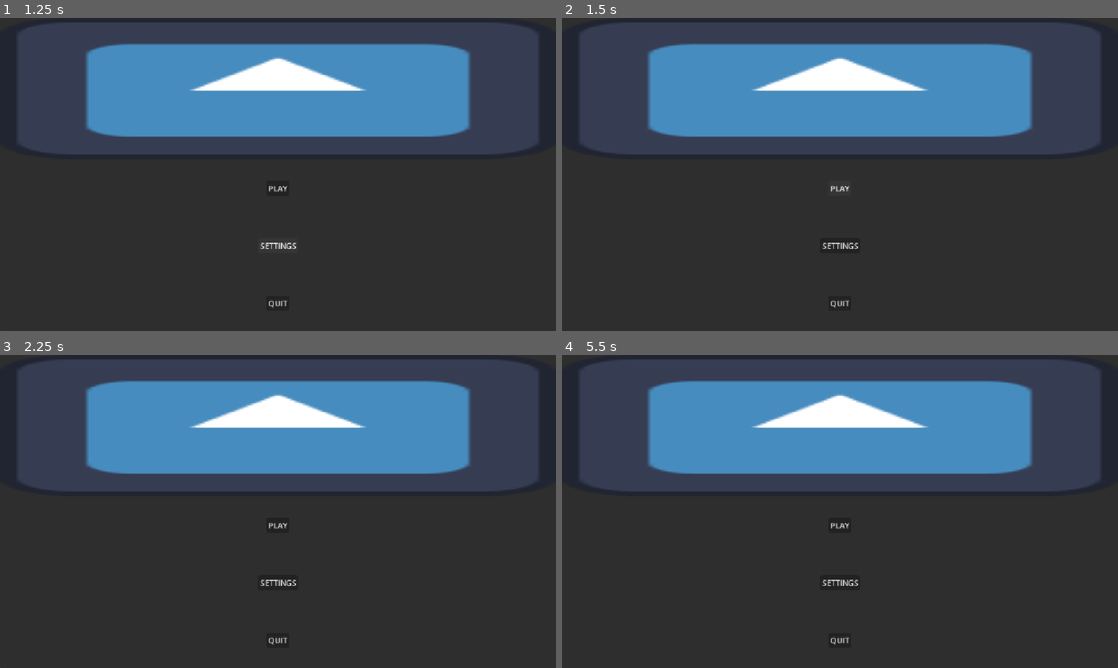
Above: before the commit, frames 1-4 (two rows, left to right).
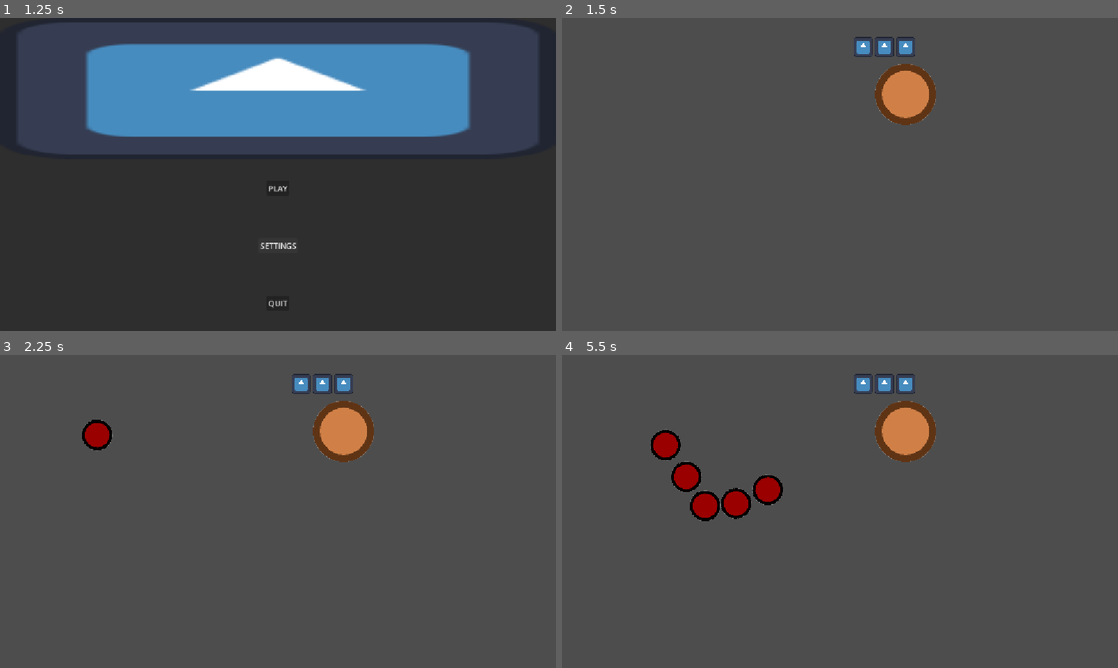
Above: after the commit, the same moments.

Repository: MagnusLucas/BrackeysAugust26
Game: Godot game, scene res://scenes/main_menu.tscn
The game is run twice, just before and just after one commit, with the same random seed, the same clock (stepped at 60 frames per second) and the same inputs. The engine's default icon, where the game draws it, is replaced by a stand-in: a white triangle on a blue panel in a dark square.
Inputs (mouse positions are in pixels of both pictures, inside the frame that each line leads up to):
- Up to frame 1 (1.25 s): click "SETTINGS" at 0.5 s
- Up to frame 2 (1.5 s): click "PLAY" at 1.25 s
- Up to frame 3 (2.25 s): click (278, 508) at 2.02 s
- Up to frame 4 (5.5 s): click (840, 524) at 2.75 s, where only the run before the commit has a clickable "PLAY"; click (840, 508) at 3.52 s; click (840, 524) at 4.25 s, where only the run before the commit has a clickable "PLAY"; click (840, 508) at 5.02 s

Frame 1 is identical in both runs. In frame 2, 81% of the frame differs, in the area x 0-100%, y 0-100%; in frame 3, 82%; in frame 4, 82%.

Commit message:
Some basics of enemy, tower, base

Diff:
--- /dev/null
+++ b/components/attack_range.gd
@@ -0,0 +1,21 @@
+@tool
+class_name AttackRange
+extends Area2D
+
+signal enemy_entered_range
+signal enemy_exited_range
+
+
+@export var size := 100.0 : set = _set_size
+var collision_shape: CollisionShape2D
+
+
+func _ready() -> void:
+	collision_shape = CircleCollisionShape.new()
+	add_child(collision_shape)
+	collision_shape.size = size
+
+
+func _set_size(value) -> void:
+	size = value
+	collision_shape.size = size
--- /dev/null
+++ b/components/circle_collision_shape.gd
@@ -0,0 +1,15 @@
+@tool
+class_name CircleCollisionShape
+extends CollisionShape2D
+
+@export var size := 10.0 : set = _set_size
+
+
+func _ready() -> void:
+	shape = CircleShape2D.new()
+	shape.radius = size
+
+
+func _set_size(value) -> void:
+	size = value
+	shape.radius = size
--- /dev/null
+++ b/components/scene_spawner.gd
@@ -0,0 +1,16 @@
+class_name SceneSpawner
+extends Button
+
+@export var parent: Node
+@export var scene_to_spawn: PackedScene
+
+
+func _ready() -> void:
+	pressed.connect(_spawn_scene)
+
+
+func _spawn_scene() -> void:
+	var spawn_position := get_global_mouse_position()
+	var scene := scene_to_spawn.instantiate()
+	parent.add_child(scene)
+	scene.global_position = spawn_position
--- /dev/null
+++ b/data/base_stats.gd
@@ -0,0 +1,14 @@
+class_name BaseStats
+extends Resource
+
+signal lost_all_health
+
+@export var max_hp := 3
+
+var hp := max_hp : set = set_health
+
+
+func set_health(value) -> void:
+	hp = value
+	if hp == 0:
+		lost_all_health.emit()
--- /dev/null
+++ b/data/basic_base_stats.tres
@@ -0,0 +1,7 @@
+[gd_resource type="Resource" script_class="BaseStats" format=3 uid="uid://dacwdrcvc2p5y"]
+
+[ext_resource type="Script" uid="uid://c2etpc4m3sety" path="res://data/base_stats.gd" id="1_qn46v"]
+
+[resource]
+script = ExtResource("1_qn46v")
+metadata/_custom_type_script = "uid://c2etpc4m3sety"
--- /dev/null
+++ b/data/basic_enemy.tres
@@ -0,0 +1,8 @@
+[gd_resource type="Resource" script_class="EnemyStats" format=3 uid="uid://b30b3apuooasb"]
+
+[ext_resource type="Script" uid="uid://cnr71mbccl4q2" path="res://data/enemy_stats.gd" id="1_hheet"]
+
+[resource]
+script = ExtResource("1_hheet")
+speed = 100
+metadata/_custom_type_script = "uid://cnr71mbccl4q2"
--- /dev/null
+++ b/data/enemy_stats.gd
@@ -0,0 +1,7 @@
+class_name EnemyStats
+extends Resource
+
+@export var max_health := 100
+@export var speed := 10
+
+var health := max_health
--- /dev/null
+++ b/data/tower_stats.gd
@@ -0,0 +1,4 @@
+class_name TowerStats
+extends Resource
+
+@export var range: float
--- a/project.godot
+++ b/project.godot
@@ -20,6 +20,12 @@
 window/stretch/mode="canvas_items"
 window/stretch/aspect="expand"
 
+[layer_names]
+
+2d_physics/layer_1="tower_attack_range"
+2d_physics/layer_2="enemy"
+2d_physics/layer_3="base"
+
 [physics]
 
 3d/physics_engine="Jolt Physics"
--- /dev/null
+++ b/scenes/base/base.gd
@@ -0,0 +1,28 @@
+class_name Base
+extends Area2D
+
+@export var base_stats: BaseStats
+
+@onready var health_container: HBoxContainer = %HealthContainer
+
+
+func _ready() -> void:
+	area_entered.connect(_on_area_entered)
+	_update_visuals()
+	base_stats.lost_all_health.connect(_on_lost_all_health)
+
+
+func _update_visuals() -> void:
+	for child_idx in health_container.get_child_count():
+		var child: TextureRect = health_container.get_child(child_idx)
+		child.visible = base_stats.hp > child_idx
+
+
+func _on_area_entered(area: Area2D) -> void:
+	area.queue_free()
+	base_stats.set_health(base_stats.hp - 1)
+	_update_visuals()
+
+
+func _on_lost_all_health() -> void:
+	get_tree().change_scene_to_file("res://scenes/main_menu.tscn")
--- /dev/null
+++ b/scenes/base/base.tscn
@@ -0,0 +1,85 @@
+[gd_scene format=3 uid="uid://b6qexenqqef30"]
+
+[ext_resource type="Script" uid="uid://bgyxlsrlf60fp" path="res://scenes/base/base.gd" id="1_ccqok"]
+[ext_resource type="Script" uid="uid://bmyiou3m7ft1g" path="res://components/circle_collision_shape.gd" id="1_yoymw"]
+[ext_resource type="Resource" uid="uid://dacwdrcvc2p5y" path="res://data/basic_base_stats.tres" id="2_2ket1"]
+[ext_resource type="Texture2D" uid="uid://0jssmfmsn2ra" path="res://icon.svg" id="3_ttpcr"]
+
+[sub_resource type="Gradient" id="Gradient_ccqok"]
+interpolation_mode = 1
+offsets = PackedFloat32Array(0, 0.5421687, 0.70481926)
+colors = PackedColorArray(0.81751364, 0.5005976, 0.28009167, 1, 0.37079483, 0.20397335, 0.08314956, 1, 1, 1, 1, 0)
+
+[sub_resource type="GradientTexture2D" id="GradientTexture2D_g4v7s"]
+gradient = SubResource("Gradient_ccqok")
+width = 128
+height = 128
+fill = 1
+fill_from = Vector2(0.5, 0.5)
+
+[sub_resource type="CircleShape2D" id="CircleShape2D_ttpcr"]
+radius = 64.0
+
+[node name="Base" type="Area2D" unique_id=2018472515]
+collision_layer = 4
+collision_mask = 2
+script = ExtResource("1_ccqok")
+base_stats = ExtResource("2_2ket1")
+
+[node name="Sprite2D" type="Sprite2D" parent="." unique_id=946779255]
+texture = SubResource("GradientTexture2D_g4v7s")
+
+[node name="CircleCollisionShape" type="CollisionShape2D" parent="." unique_id=1503516649]
+shape = SubResource("CircleShape2D_ttpcr")
+script = ExtResource("1_yoymw")
+size = 64.0
+metadata/_custom_type_script = "uid://bmyiou3m7ft1g"
+
+[node name="HealthContainer" type="HBoxContainer" parent="." unique_id=1846247916]
+unique_name_in_owner = true
+anchors_preset = 7
+anchor_left = 0.5
+anchor_top = 1.0
+anchor_right = 0.5
+anchor_bottom = 1.0
+offset_left = -108.0
+offset_top = -118.0
+offset_right = 108.0
+offset_bottom = -78.0
+grow_horizontal = 2
+grow_vertical = 0
+
+[node name="TextureRect" type="TextureRect" parent="HealthContainer" unique_id=2112169752]
+custom_minimum_size = Vector2(16, 16)
+layout_mode = 2
+texture = ExtResource("3_ttpcr")
+expand_mode = 3
+stretch_mode = 4
+
+[node name="TextureRect2" type="TextureRect" parent="HealthContainer" unique_id=1070389518]
+custom_minimum_size = Vector2(16, 16)
+layout_mode = 2
+texture = ExtResource("3_ttpcr")
+expand_mode = 3
+stretch_mode = 4
+
+[node name="TextureRect3" type="TextureRect" parent="HealthContainer" unique_id=902475505]
+custom_minimum_size = Vector2(16, 16)
+layout_mode = 2
+texture = ExtResource("3_ttpcr")
+expand_mode = 3
+stretch_mode = 4
+
+[node name="TextureRect4" type="TextureRect" parent="HealthContainer" unique_id=521674222]
+custom_minimum_size = Vector2(16, 16)
+layout_mode = 2
+texture = ExtResource("3_ttpcr")
+expand_mode = 3
+stretch_mode = 4
+
+[node name="TextureRect5" type="TextureRect" parent="HealthContainer" unique_id=1555972184]
+custom_minimum_size = Vector2(16, 16)
+layout_mode = 2
+texture = ExtResource("3_ttpcr")
+expand_mode = 3
+stretch_mode = 4
--- /dev/null
+++ b/scenes/enemy/enemy.gd
@@ -0,0 +1,8 @@
+class_name Enemy
+extends PathFollow2D
+
+@export var enemy_stats: EnemyStats
+
+
+func _physics_process(delta: float) -> void:
+	progress += enemy_stats.speed * delta
--- /dev/null
+++ b/scenes/enemy/enemy.tscn
@@ -0,0 +1,36 @@
+[gd_scene format=3 uid="uid://bde4jky2aqxhm"]
+
+[ext_resource type="Script" uid="uid://bmyiou3m7ft1g" path="res://components/circle_collision_shape.gd" id="1_4a83h"]
+[ext_resource type="Script" uid="uid://bku7y85wlfl" path="res://scenes/enemy/enemy.gd" id="1_a3pup"]
+[ext_resource type="Resource" uid="uid://b30b3apuooasb" path="res://data/basic_enemy.tres" id="2_40wdo"]
+
+[sub_resource type="Gradient" id="Gradient_883im"]
+interpolation_mode = 1
+offsets = PackedFloat32Array(0, 0.57228917, 0.7108434)
+colors = PackedColorArray(0.60784316, 0, 0, 1, 0, 0, 0, 1, 1, 1, 1, 0)
+
+[sub_resource type="GradientTexture2D" id="GradientTexture2D_g4v7s"]
+gradient = SubResource("Gradient_883im")
+fill = 1
+fill_from = Vector2(0.5, 0.5)
+
+[sub_resource type="CircleShape2D" id="CircleShape2D_a3pup"]
+radius = 32.0
+
+[node name="PathFollow2D" type="PathFollow2D" unique_id=1201246739]
+loop = false
+script = ExtResource("1_a3pup")
+enemy_stats = ExtResource("2_40wdo")
+
+[node name="Enemy" type="Area2D" parent="." unique_id=1680419469]
+collision_layer = 2
+collision_mask = 6
+
+[node name="Sprite2D" type="Sprite2D" parent="Enemy" unique_id=1699808318]
+texture = SubResource("GradientTexture2D_g4v7s")
+
+[node name="CircleCollisionShape" type="CollisionShape2D" parent="Enemy" unique_id=2102563477]
+shape = SubResource("CircleShape2D_a3pup")
+script = ExtResource("1_4a83h")
+size = 32.0
+metadata/_custom_type_script = "uid://bmyiou3m7ft1g"
--- /dev/null
+++ b/scenes/main_menu.gd
@@ -0,0 +1,10 @@
+class_name MainMenu
+extends PanelContainer
+
+
+func _on_play_pressed() -> void:
+	get_tree().change_scene_to_file("res://scenes/test_scene.tscn")
+
+
+func _on_quit_pressed() -> void:
+	get_tree().quit()
--- a/scenes/main_menu.tscn
+++ b/scenes/main_menu.tscn
@@ -1,5 +1,6 @@
 [gd_scene format=3 uid="uid://l2e81h3ypvxq"]
 
+[ext_resource type="Script" uid="uid://2lo2ikplmm8o" path="res://scenes/main_menu.gd" id="1_ekxnf"]
 [ext_resource type="Texture2D" uid="uid://0jssmfmsn2ra" path="res://icon.svg" id="1_l6cm7"]
 
 [node name="MainMenu" type="PanelContainer" unique_id=1644340735]
@@ -8,6 +9,7 @@
 anchor_bottom = 1.0
 grow_horizontal = 2
 grow_vertical = 2
+script = ExtResource("1_ekxnf")
 
 [node name="VBoxContainer" type="VBoxContainer" parent="." unique_id=1683935326]
 layout_mode = 2
@@ -22,20 +24,23 @@
 size_flags_vertical = 3
 size_flags_stretch_ratio = 1.21
 
-[node name="Button" type="Button" parent="VBoxContainer/VBoxContainer" unique_id=816302573]
+[node name="Play" type="Button" parent="VBoxContainer/VBoxContainer" unique_id=816302573]
 layout_mode = 2
 size_flags_horizontal = 4
 size_flags_vertical = 6
 text = "PLAY"
 
-[node name="Button2" type="Button" parent="VBoxContainer/VBoxContainer" unique_id=1482222820]
+[node name="Settings" type="Button" parent="VBoxContainer/VBoxContainer" unique_id=1482222820]
 layout_mode = 2
 size_flags_horizontal = 4
 size_flags_vertical = 6
 text = "SETTINGS"
 
-[node name="Button3" type="Button" parent="VBoxContainer/VBoxContainer" unique_id=2040616969]
+[node name="Quit" type="Button" parent="VBoxContainer/VBoxContainer" unique_id=2040616969]
 layout_mode = 2
 size_flags_horizontal = 4
 size_flags_vertical = 6
 text = "QUIT"
+
+[connection signal="pressed" from="VBoxContainer/VBoxContainer/Play" to="." method="_on_play_pressed"]
+[connection signal="pressed" from="VBoxContainer/VBoxContainer/Quit" to="." method="_on_quit_pressed"]
--- /dev/null
+++ b/scenes/test_scene.tscn
@@ -0,0 +1,34 @@
+[gd_scene format=3 uid="uid://w8bwcijdbdd3"]
+
+[ext_resource type="Script" uid="uid://bkne5s287d6gc" path="res://components/scene_spawner.gd" id="1_j8ivh"]
+[ext_resource type="PackedScene" uid="uid://bde4jky2aqxhm" path="res://scenes/enemy/enemy.tscn" id="2_nd71p"]
+[ext_resource type="PackedScene" uid="uid://b6qexenqqef30" path="res://scenes/base/base.tscn" id="3_nd71p"]
+
+[sub_resource type="Curve2D" id="Curve2D_7ddre"]
+_data = {
+"points": PackedVector2Array(0, 0, 0, 0, 193, 153, 0, 0, 0, 0, 308, 330, 0, 0, 0, 0, 705, 159)
+}
+point_count = 3
+
+[node name="Node" type="Node" unique_id=1642193432]
+
+[node name="Path2D" type="Path2D" parent="." unique_id=1088636374]
+curve = SubResource("Curve2D_7ddre")
+
+[node name="Base" parent="." unique_id=2018472515 instance=ExtResource("3_nd71p")]
+position = Vector2(712, 158)
+
+[node name="SceneSpawner" type="Button" parent="." unique_id=1415311439 node_paths=PackedStringArray("parent")]
+anchors_preset = 15
+anchor_right = 1.0
+anchor_bottom = 1.0
+offset_left = -4.0
+offset_top = -4.0
+offset_right = -4.0
+offset_bottom = -4.0
+grow_horizontal = 2
+grow_vertical = 2
+flat = true
+script = ExtResource("1_j8ivh")
+parent = NodePath("../Path2D")
+scene_to_spawn = ExtResource("2_nd71p")
--- /dev/null
+++ b/scenes/tower/tower.gd
@@ -0,0 +1,4 @@
+class_name Tower
+extends Node2D
+
+@export var tower_stats: Variant
--- /dev/null
+++ b/scenes/tower/tower.tscn
@@ -0,0 +1,17 @@
+[gd_scene format=3 uid="uid://b4ynafkntrxwl"]
+
+[ext_resource type="Script" uid="uid://dk5gok64vxf3t" path="res://scenes/tower/tower.gd" id="1_r21n7"]
+[ext_resource type="Texture2D" uid="uid://0jssmfmsn2ra" path="res://icon.svg" id="2_cbwxl"]
+[ext_resource type="Script" uid="uid://br4k1mhulpog1" path="res://components/attack_range.gd" id="3_cbwxl"]
+
+[node name="Tower" type="Node2D" unique_id=1378462679]
+script = ExtResource("1_r21n7")
+
+[node name="Sprite2D" type="Sprite2D" parent="." unique_id=379143641]
+texture = ExtResource("2_cbwxl")
+
+[node name="AttackRange" type="Area2D" parent="." unique_id=867181353]
+collision_mask = 2
+monitorable = false
+script = ExtResource("3_cbwxl")
+metadata/_custom_type_script = "uid://br4k1mhulpog1"
Not shown, added: components/attack_range.gd.uid
Not shown, added: components/circle_collision_shape.gd.uid
Not shown, added: components/scene_spawner.gd.uid
Not shown, added: data/base_stats.gd.uid
Not shown, added: data/enemy_stats.gd.uid
Not shown, added: data/tower_stats.gd.uid
Not shown, added: scenes/base/base.gd.uid
Not shown, added: scenes/enemy/enemy.gd.uid
Not shown, added: scenes/main_menu.gd.uid
Not shown, added: scenes/tower/tower.gd.uid
